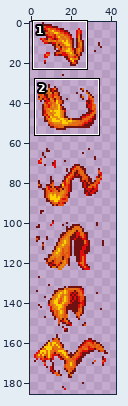
Sprite sheet -- Accessories/Wings/PyroniumWings_Wings.png. The first picture is a wide view before the edit; the outline marks the close-up.
Close-up. Old version:
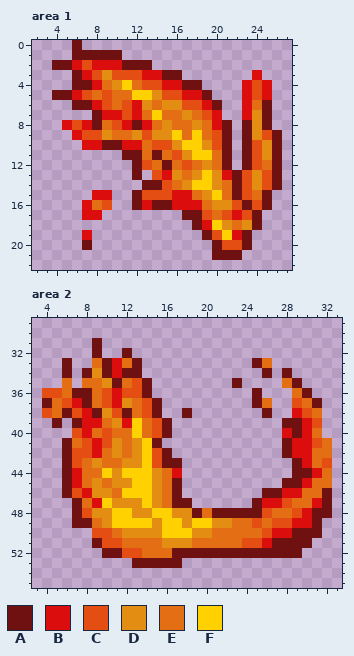
The file is 86x372 pixels, drawn in blocks of 2x2; one block is one cell here. Colours within 5 levels of each other are drawn and written as one. Shown: area 1: x 2..27, y 0..22; area 2: x 3..33, y 29..55. The commit also changed other parts of the picture, which this record leaves out.
Palette (. is transparent): A #701111  B #db0d0d  C #e44e13  D #e48d13  E #e46e13  F #ffd100
Pixels before, area 1, first column x 4:
 0 ..A....................
 1 ..AAAAA................
 2 AABCBBBAAA.............
 3 ..ABCDCCCBBAA.......B..
 4 ..AABEDFECCBBAA....BCB.
 5 AABCECEEFFDCCBBA...BCB.
 6 ..AABCECBDEDDCCBA..BEA.
 7 ....ABBCBEFEEDECB..BDA.
 8 .BCBAECBABEDEEDEBA.ADA.
 9 ..BCCDEEDCDDFEFECA.ADCA
10 ...BBAABBECCDFFDCA.ACDA
11 .......AAEAECDFFEA.ACDA
12 ........ACEAECEDEA.ACEA
13 ........A.CBDEDFDBACDCA
14 .........AACEDFFDEACDCA
15 ....BB..ACCCBBEDFEACEA.
16 ...BEC..ABAABBBEDDCACA.
17 ...BB........AACECBCA..
18 ..............ABFDEDA..
19 ...B...........ACFBA...
20 ...A............ACCA...
21 ................AAA....
Pixels before, area 2, first column x 4:
31 .....A.......................
32 .....A..A....................
33 ..A..EABEA...........AE......
34 ..A.ADABAA............A.A....
35 ..E.EEDAECA........A....EA...
36 CCEAAECBCCA..........A...EA..
37 AECBAECBDECA.........AE..CEA.
38 CEACBADCAECA..A.......A..BCE.
39 .A.ABBEDBFECA...........AABC.
40 ...CBECEEFECA...........BABE.
41 ..AECBCDEDFA............ABBCE
42 ..ACCBEDEDFCA...........ABBEE
43 ..ACEDEEDDFCAA...........ABEC
44 ..ABEEFDFFFDEB...........AABE
45 ..ABEDEDDFFDEA..........AABEE
46 ..ACBDDEFFFDEA........AABBEEA
47 ...AEBFDDDFDEAA......ABBCEEBA
48 ...ACDDFFDDFFDDAEAAAAACEECBAA
49 ...AAEDFFFFDFFDFFDDEECECCBBA.
50 .....CCEDDDDFFFDDEEEEECBBAAA.
51 .....ACCEEEEDDDEEEEECCBAAAA..
52 ......AACCEEEAAAAAAAAAAAAA...
53 .........AAAAA...............
After:
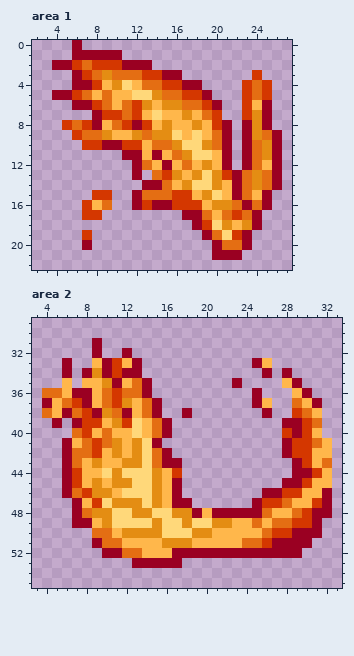
What changed:
colour A: #701111 -> #9a0022
colour B: #db0d0d -> #d43700
colour C: #e44e13 -> #e46e13
colour E: #e46e13 -> #ffb74b
colour F: #ffd100 -> #ffd87a
Boxes around the changes in both close-ups, in picture pixels (x1, y1, x2, y2):
changed: (52, 40, 282, 260)
changed: (42, 338, 332, 568)
